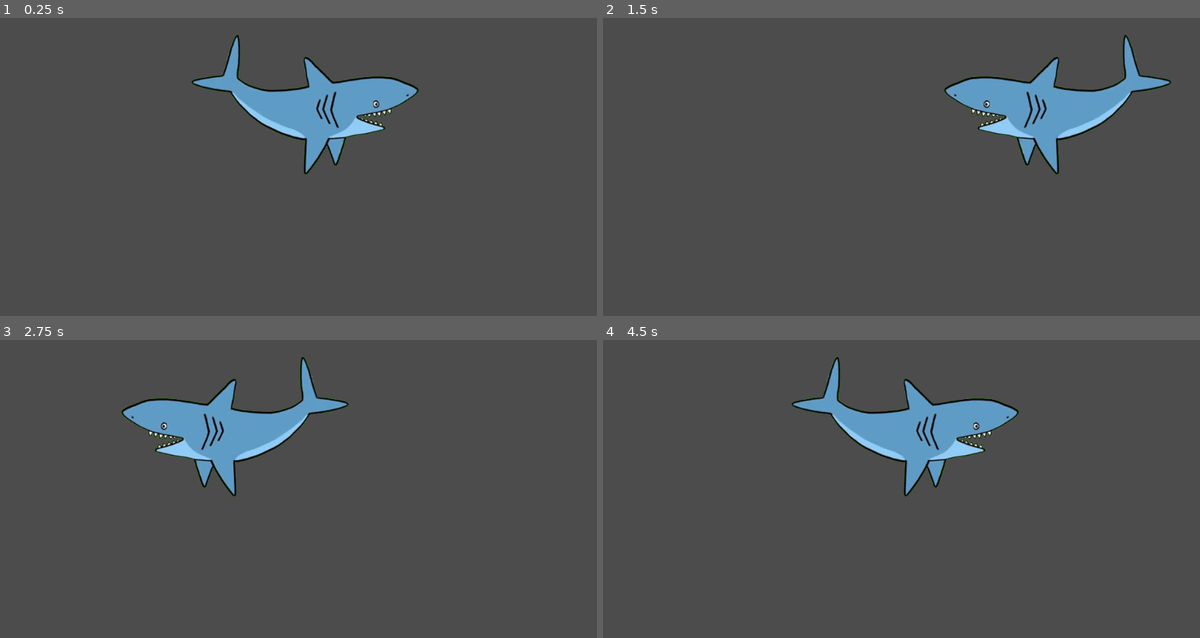
Above: before the commit, frames 1-4 (two rows, left to right).
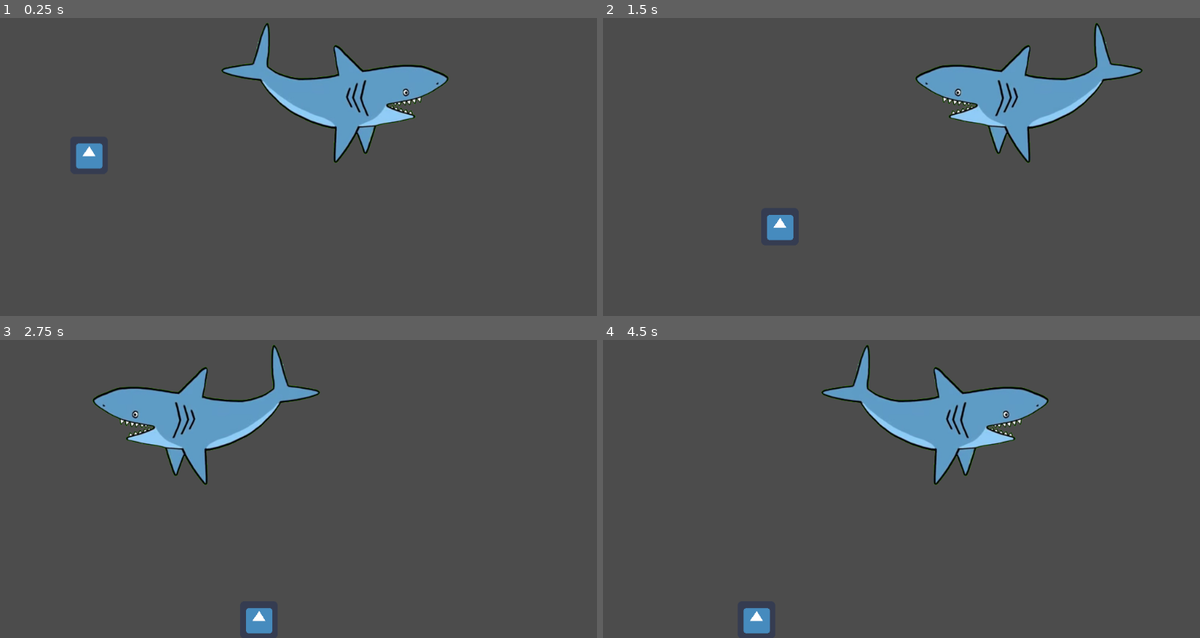
Above: after the commit, the same moments.

Repository: Cpt-Barbosa/CodeGameJam2022
Game: Godot game, scene res://scenes/Game.tscn
Two runs of this game, one before a commit and one after it. Both use one fixed random seed, a clock stepped at 60 frames per second and the inputs below. The engine's default icon, where the game draws it, is replaced by a stand-in: a white triangle on a blue panel in a dark square.
Inputs:
- Up to frame 1 (0.25 s): no input
- Up to frame 2 (1.5 s): hold D (move_right) 0.53-1.28 s; hold S (move_down) from 1.28 s (still down)
- Up to frame 3 (2.75 s): release S (move_down) at 2.03 s; hold D (move_right) from 2.03 s (still down)
- Up to frame 4 (4.5 s): release D (move_right) at 2.78 s; hold Z (move_up) 2.78-3.53 s; hold Q (move_left) from 3.53 s (still down)

The runs differ from the first frame. In frame 1, 6.8% of the frame differs, in the area x 12-76%, y 1-53%; in frame 2, 6.7%; in frame 3, 6.7%; in frame 4, 6.8%.

Commit message:
Ajout sol pour les tests

Diff:
--- a/scenes/Game.tscn
+++ b/scenes/Game.tscn
@@ -1,13 +1,18 @@
-[gd_scene load_steps=3 format=2]
+[gd_scene load_steps=5 format=2]
 
 [ext_resource path="res://scenes/requin.tscn" type="PackedScene" id=1]
+[ext_resource path="res://scenes/Joueur.tscn" type="PackedScene" id=2]
 
 [sub_resource type="RectangleShape2D" id=4]
 extents = Vector2( 10, 252.5 )
 
+[sub_resource type="RectangleShape2D" id=5]
+extents = Vector2( 511, 10 )
+
 [node name="Game" type="Node2D"]
 
 [node name="requin" parent="." instance=ExtResource( 1 )]
+position = Vector2( 115, 103 )
 
 [node name="Area2D" type="Area2D" parent="."]
 position = Vector2( 0, 242.5 )
@@ -20,3 +25,12 @@
 
 [node name="mur" type="CollisionShape2D" parent="Area2D2"]
 shape = SubResource( 4 )
+
+[node name="Sol" type="StaticBody2D" parent="."]
+position = Vector2( 512, 589 )
+
+[node name="CollisionSol" type="CollisionShape2D" parent="Sol"]
+shape = SubResource( 5 )
+
+[node name="Joueur" parent="." instance=ExtResource( 2 )]
+position = Vector2( 157, 300 )
--- a/scripts/Joueur.gd
+++ b/scripts/Joueur.gd
@@ -10,12 +10,9 @@
 		velocity.x += 1
 	if Input.is_action_pressed("move_left"):
 		velocity.x -= 1
-	#if Input.is_action_pressed("move_down"):
-	#	velocity.y += 1
-	#if Input.is_action_pressed("move_up"):
-	#	velocity.y -= 1
 	velocity = velocity.normalized() * speed
 
 func _physics_process(delta):
 	get_input()
+	velocity.y += ProjectSettings.get_setting("physics/2d/default_gravity")
 	velocity = move_and_slide(velocity)
